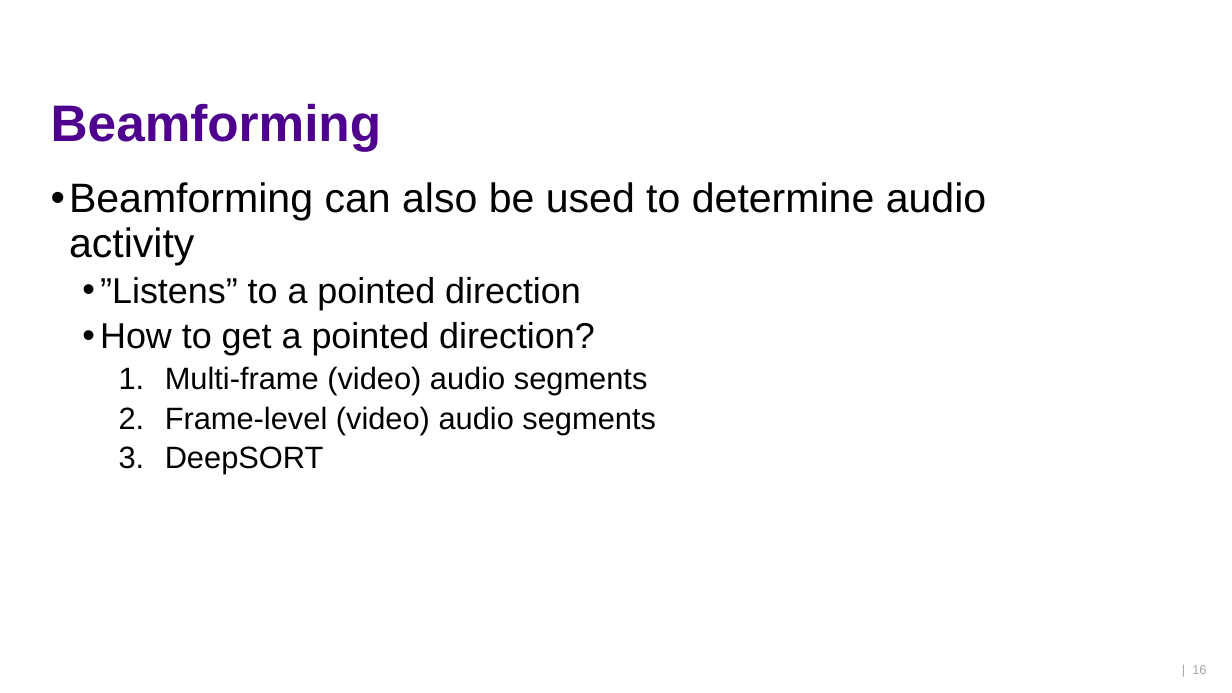
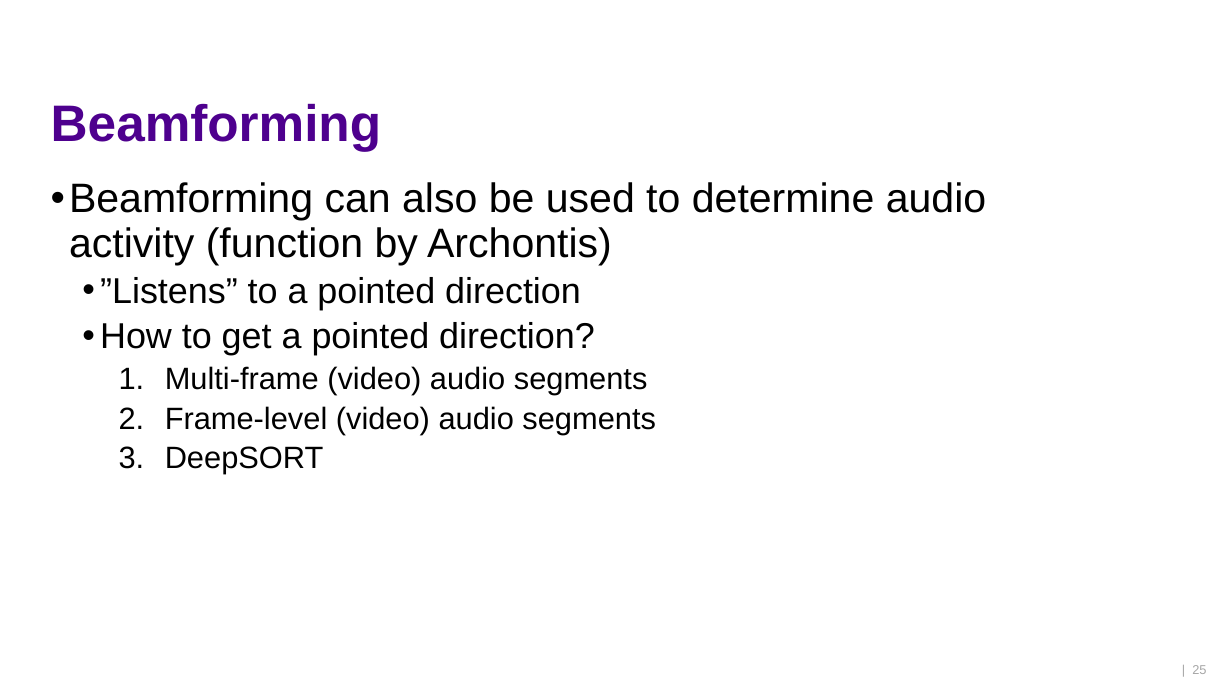
Before and after one commit to ktlhtn/AutoSTAnnot, a slide deck: slide 25 of Power point files/Final presentation.pptx (slide 16 before the commit). Drawn at 1232x693 pixels with LibreOffice and Linux fonts; fonts in the diff are those of the drawing; background and template pictures are left out. Boxes give left, top, right and bottom in pixels: in the first picture for what was removed or moved away, otherwise in the second. Text is boxed around its words. In the diff, an @@ line names an element or a change of style, - is before the commit and + after.

```diff
--- a/Power point files/Final presentation.pptx
+++ b/Power point files/Final presentation.pptx
@@ text at (69, 182, 986, 265): text changed @@
-• Beamforming can also be used to determine audio activity
+• Beamforming can also be used to determine audio activity (function by Archontis)
@@ page number at (1192, 665, 1206, 674): text changed @@
-| 16
+| 25
```
Also in this commit, not shown: 9 other slides changed, 11 slides added.
